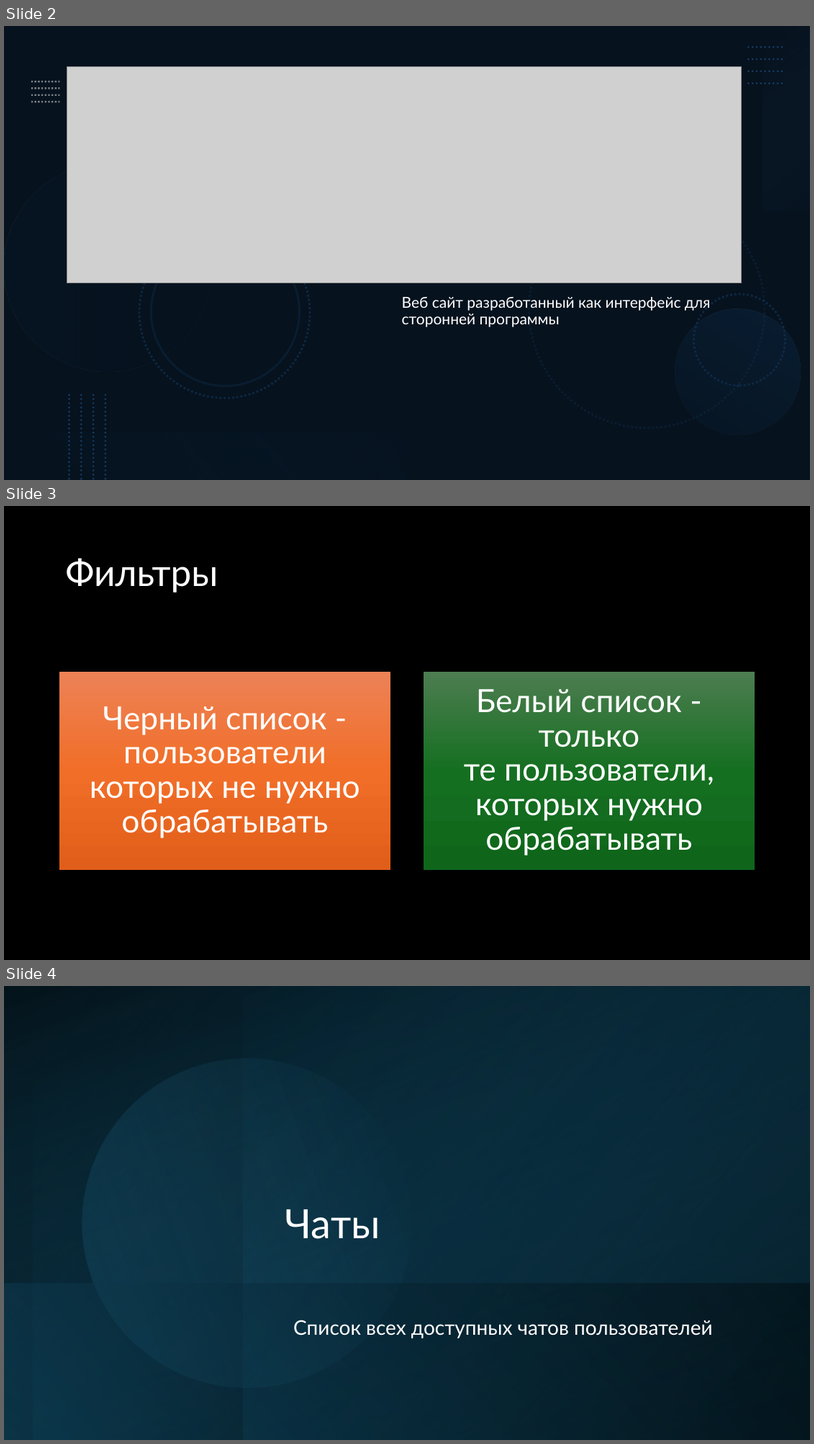
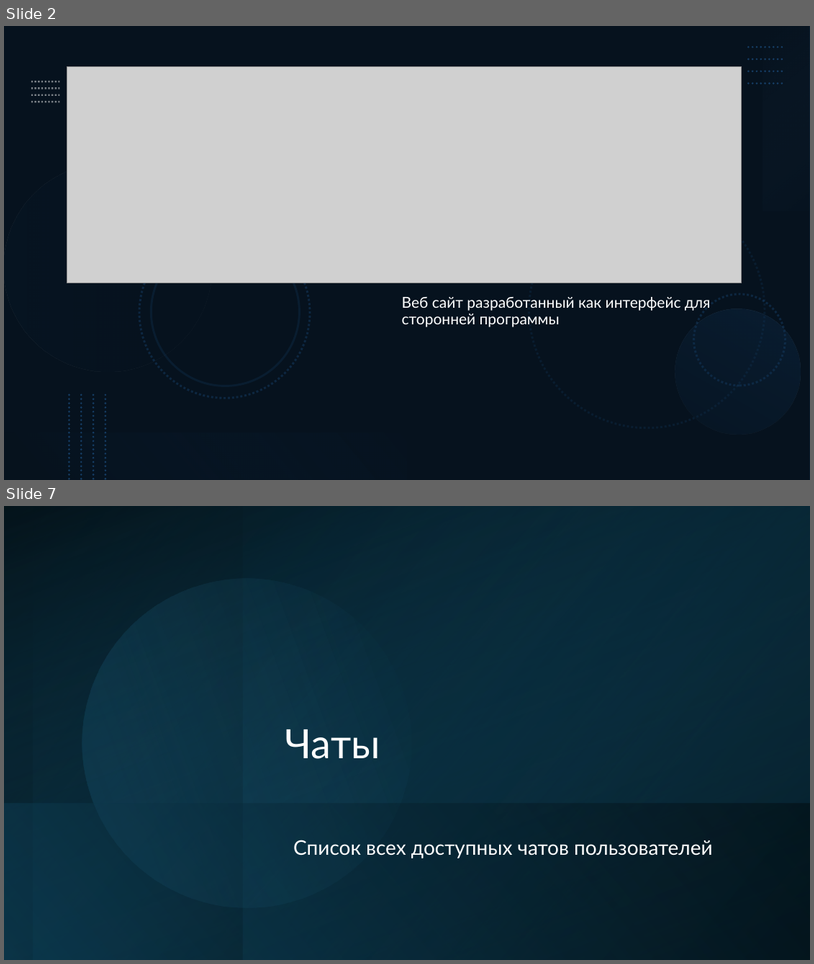
Before and after one commit to EnderEzhik/Project3, a slide deck: Project 3.pptx. Shown one above the other, each under a label of ours: slides 2, 3 and 4 before the commit, slides 2 and 7 after it; the slides between them are not shown. The pictures are 814x1444 and 814x964 pixels, drawn with LibreOffice and Linux fonts; fonts in the diff are those of the drawing; grey boxes stand for pictures; background and template pictures are left out. Boxes give left, top, right and bottom in pixels: in the first picture for what was removed or moved away, otherwise in the second. Text is boxed around its words. In the diff, an @@ line names an element or a change of style, - is before the commit and + after.

```diff
--- a/Project 3.pptx
+++ b/Project 3.pptx
@@ slide 3 removed at <box>4,506,810,960</box>, background picture (left out) @@
@@ title removed at <box>65,558,218,592</box> @@
-Фильтры
@@ group removed at <box>59,671,755,870</box>: 2 rectangles, 2 texts @@
-Черный список - пользователи которых не нужно обрабатывать
-Белый список - только те пользователи, которых нужно обрабатывать
@@ what was slide 4 is now slide 7 @@
```
Also in this commit, not shown: 1 slide changed, 9 slides added, 1 other slide removed, 1 other file.
